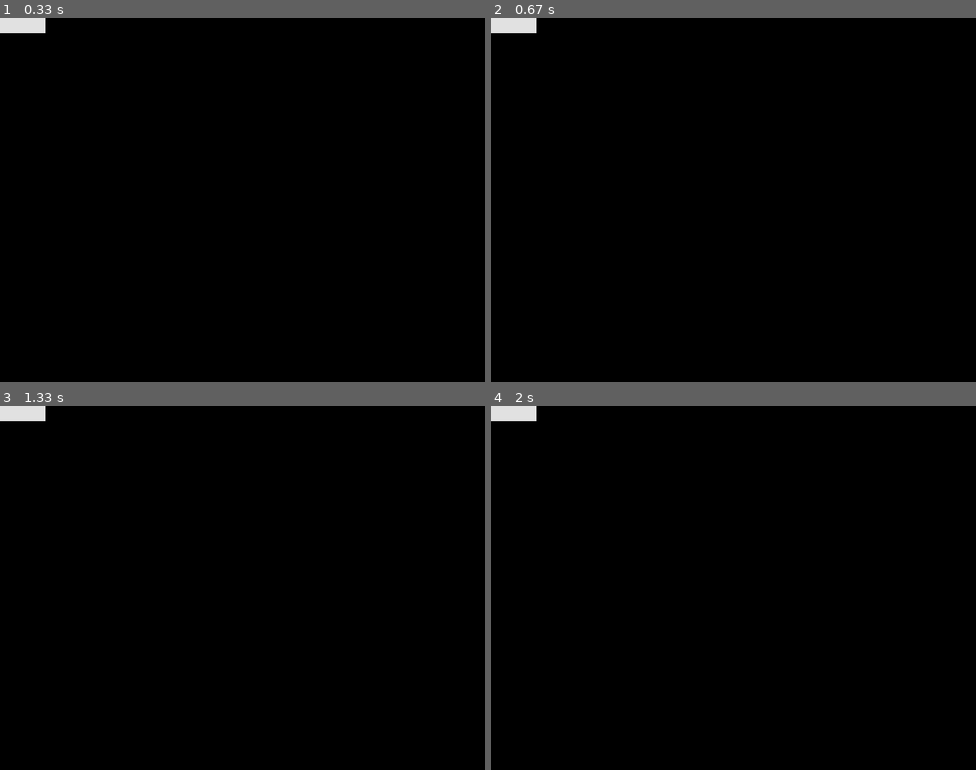
Above: before the commit, frames 1-4 (two rows, left to right).
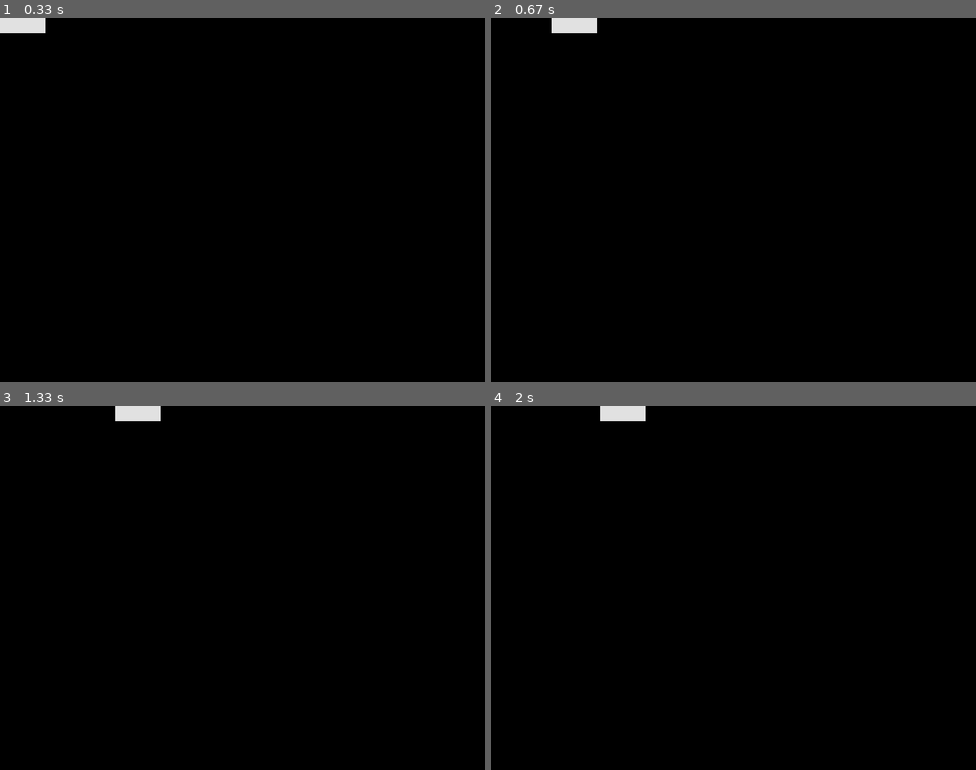
Above: after the commit, the same moments.

Repository: CameronBrenton/PyGame-Challenge
Game: pygame game, started from game.py
Two runs of this game, one before a commit and one after it. Both use one fixed random seed, a clock stepped at 60 frames per second and the inputs below.
Inputs:
- Up to frame 1 (0.33 s): no input
- Up to frame 2 (0.67 s): hold Right from 0.33 s (still down)
- Up to frame 3 (1.33 s): release Right at 0.8 s; hold Up 0.83-1.13 s; hold Right from 1.17 s (still down)
- Up to frame 4 (2 s): release Right at 1.63 s; hold Left from 1.67 s (still down)

Frame 1 is identical in both runs. In frame 2, 0.8% of the frame differs, in the area x 0-22%, y 0-5%; in frame 3, 0.8%; in frame 4, 0.8%.

Commit message:
Prevent player from moving off screen

Diff:
--- a/game.py
+++ b/game.py
@@ -40,6 +40,15 @@
             self.rect.move_ip(-5, 0)
         if pressed_keys[K_RIGHT]:
             self.rect.move_ip(5, 0)
+
+        if self.rect.left < 0:
+            self.rect.left = 0
+        if self.rect.right > SCREEN_WIDTH:
+            self.rect.right = SCREEN_WIDTH
+        if self.rect.top <= 0:
+            self.rect.top = 0
+        if self.rect.bottom >= SCREEN_HEIGHT:
+            self.rect.bottom = SCREEN_HEIGHT
 
 class Rectangle:
     def __init__(self, length, width):
@@ -89,6 +98,8 @@
 
     pressed_keys = pygame.key.get_pressed()
 
+    player.update(pressed_keys)
+
     screen.fill((0, 0, 0))
 
     surf_center = (
